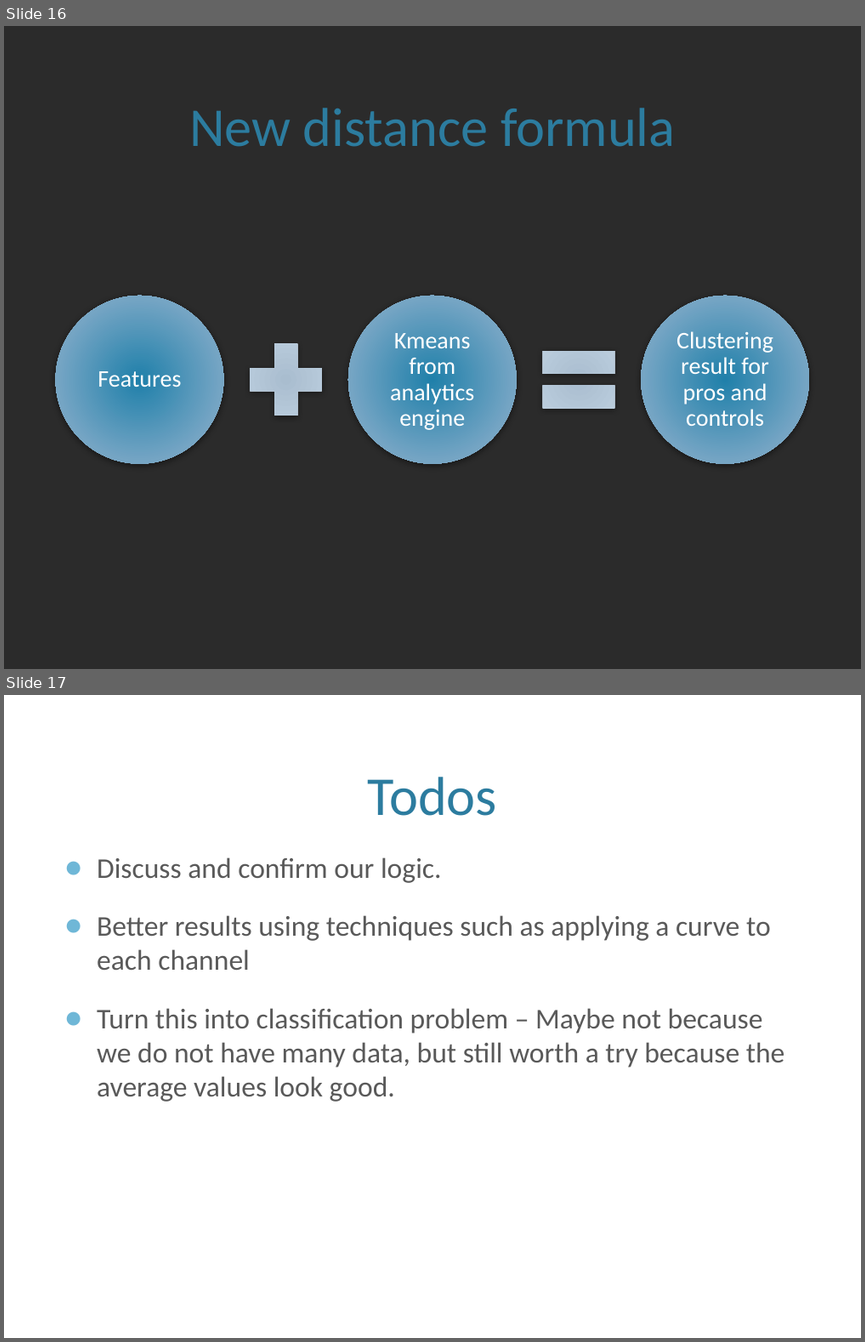
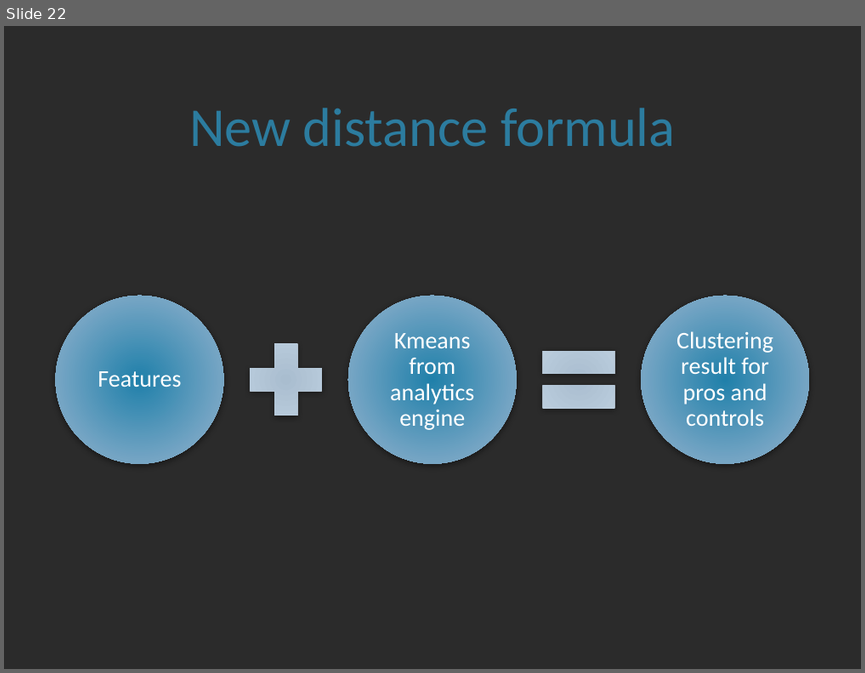
Before and after one commit to leolincoln/athelets, a slide deck: Texts/Atheletes_clustering.pptx. Shown one above the other, each under a label of ours: slides 16 and 17 before the commit, slide 22 after it. The pictures are 865x1342 and 865x673 pixels, drawn with LibreOffice and Linux fonts; fonts in the diff are those of the drawing; background and template pictures are left out; a plain dark background stands for a picture behind light text. Boxes give left, top, right and bottom in pixels: in the first picture for what was removed or moved away, otherwise in the second. Text is boxed around its words. In the diff, an @@ line names an element or a change of style, - is before the commit and + after.

```diff
--- a/Texts/Atheletes_clustering.pptx
+++ b/Texts/Atheletes_clustering.pptx
@@ slide 17 removed at bbox=[4, 695, 861, 1338], background picture (left out) @@
@@ title removed at bbox=[368, 777, 497, 816] @@
-Todos
@@ text removed at bbox=[97, 857, 785, 1101] @@
-● Discuss and confirm our logic.
-● Better results using techniques such as applying a curve to each channel
-● Turn this into classification problem – Maybe not because we do not have many data, but still worth a try because the average values look good.
@@ what was slide 16 is now slide 22 @@
```
Also in this commit, not shown: 5 slides changed, 9 slides added, 5 other files.
